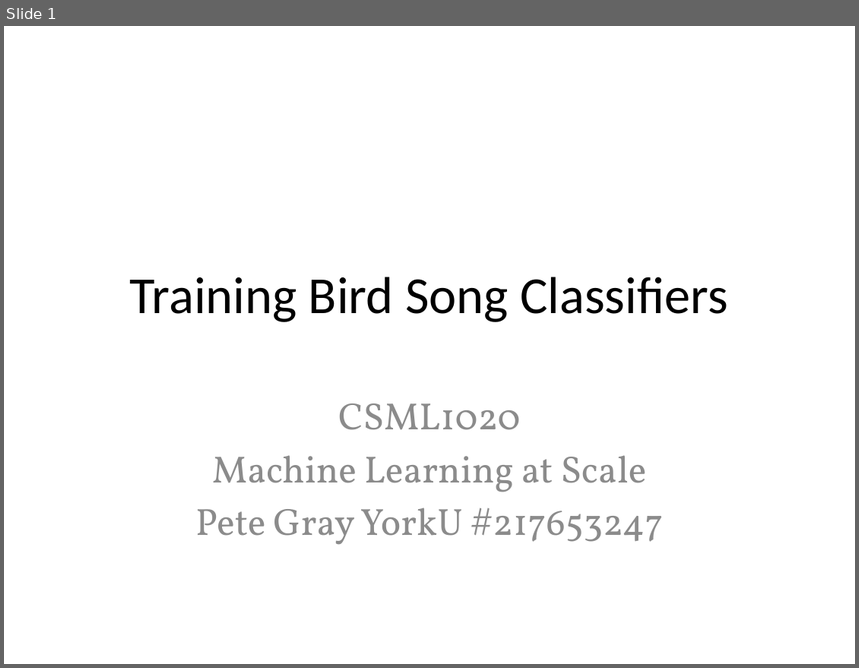
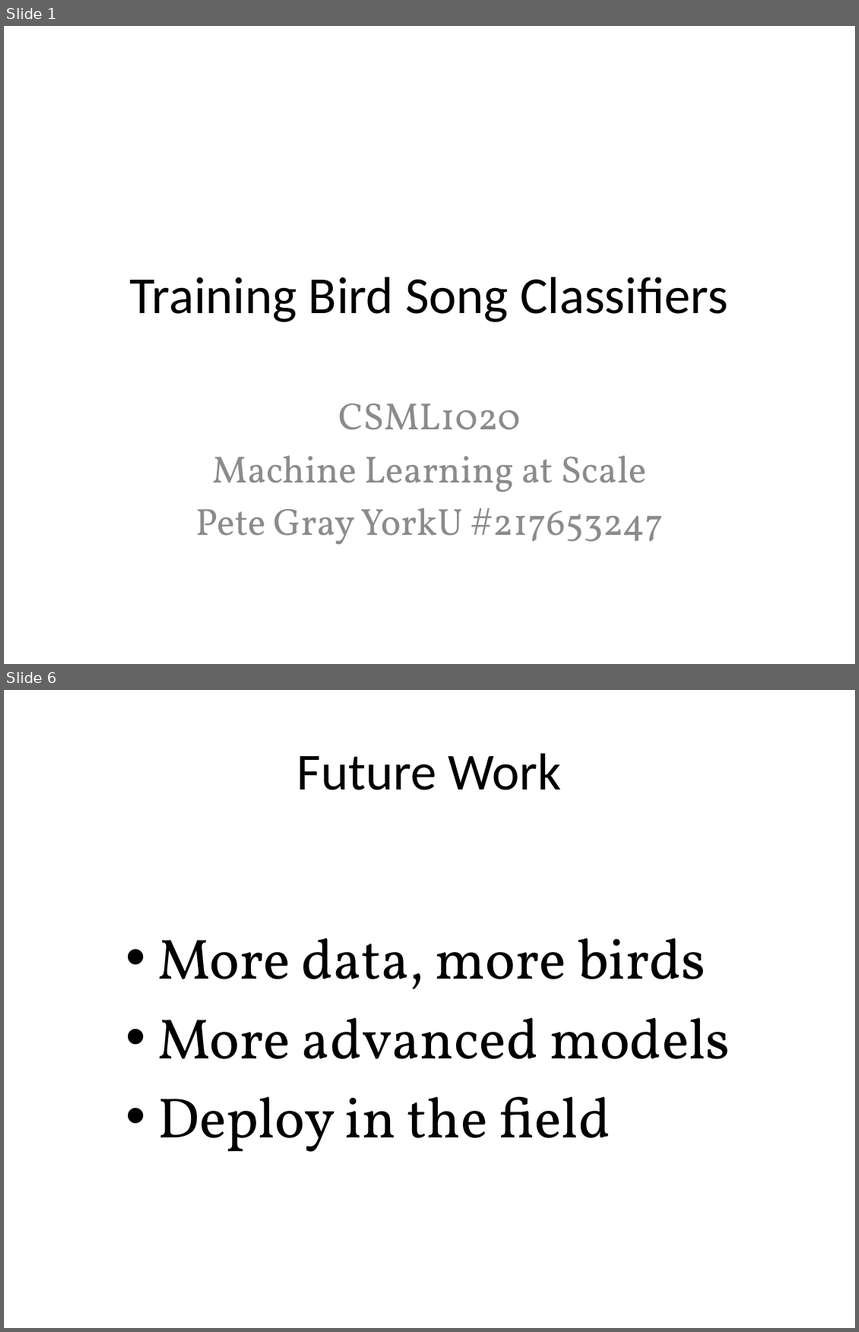
Before and after one commit to 3dspace/machine-learning-at-scale, a slide deck: training_birdsong_classifiers.pptx. Shown one above the other, each under a label of ours: slide 1 before the commit, slides 1 and 6 after it; the slides between them are not shown. The pictures are 859x668 and 859x1332 pixels, drawn with LibreOffice and Linux fonts; fonts in the diff are those of the drawing. Boxes give left, top, right and bottom in pixels: in the first picture for what was removed or moved away, otherwise in the second. Text is boxed around its words. In the diff, an @@ line names an element or a change of style, - is before the commit and + after.

```diff
--- a/training_birdsong_classifiers.pptx
+++ b/training_birdsong_classifiers.pptx
@@ slide 6 added at [4,690,855,1328], background #FFFFFF @@
@@ title added at [297,753,562,790], 44 pt, text #000000 @@
+Future Work
@@ text added at [158,938,731,1152], 48 pt, text #000000 @@
+• More data, more birds
+• More advanced models
+• Deploy in the field
```
Also in this commit, not shown: 4 other slides added.
